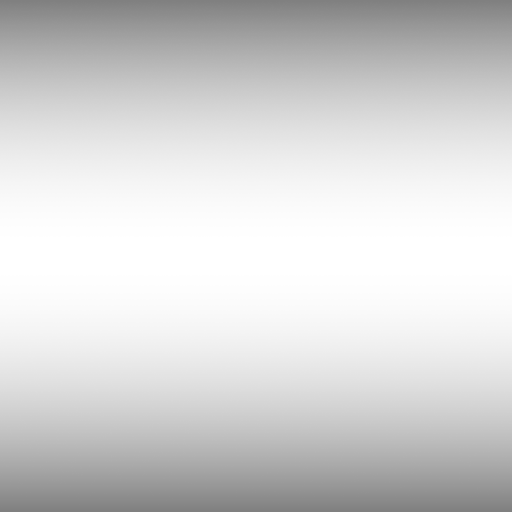
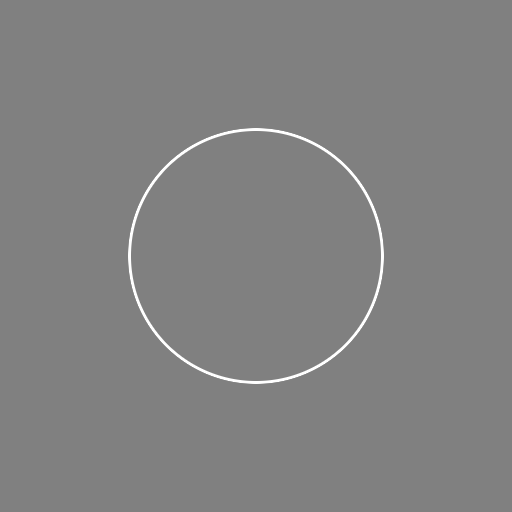
Two versions of the same layered image (512 × 512). Layer-by-layer changes:
hid group "Trails" (2 layers) over [0,3,512,508]
added group "Assorted Flares" with 2 layers above "Flare" over [114,114,398,398]
added layer "Ring" in group "Assorted Flares" over [128,128,384,384]
